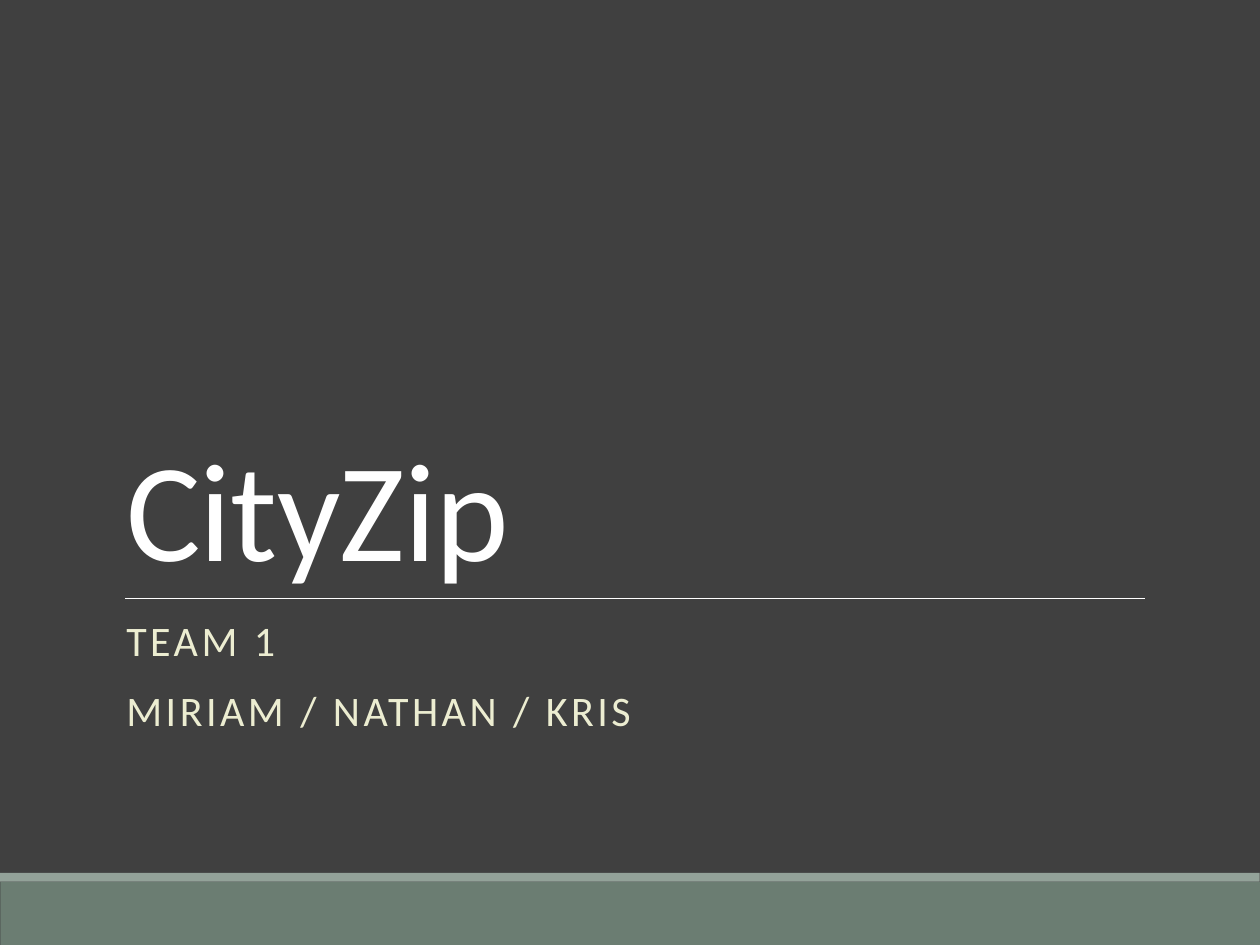
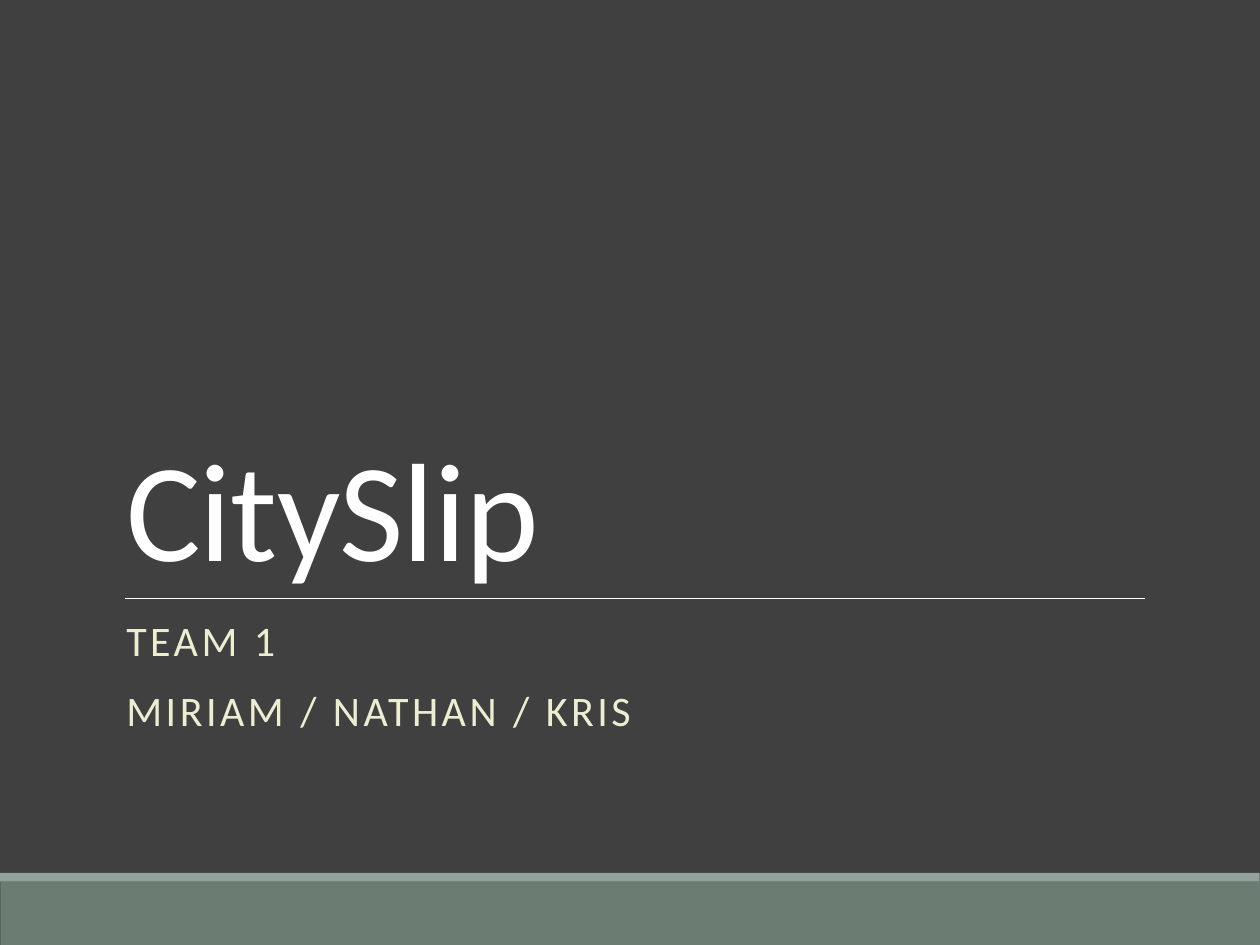
Before and after one commit to miriambrk/CityScore-ZipSlip-, a slide deck: slide 1 of CityZip_Presentation.pptx. Drawn at 1260x945 pixels with LibreOffice and Linux fonts; fonts in the diff are those of the drawing. Boxes give left, top, right and bottom in pixels: in the first picture for what was removed or moved away, otherwise in the second. Text is boxed around its words. In the diff, an @@ line names an element or a change of style, - is before the commit and + after.

```diff
--- a/CityZip_Presentation.pptx
+++ b/CityZip_Presentation.pptx
@@ title at box(126, 464, 539, 584): text changed @@
-CityZip
+CitySlip
```
Also in this commit, not shown: 6 other slides changed, 1 slide added, 1 slide removed.
